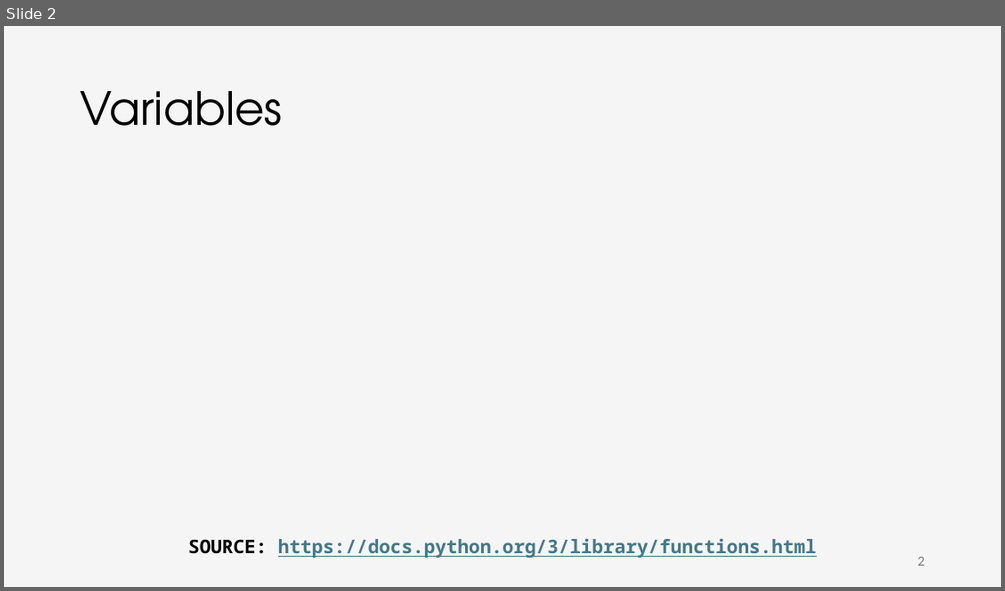
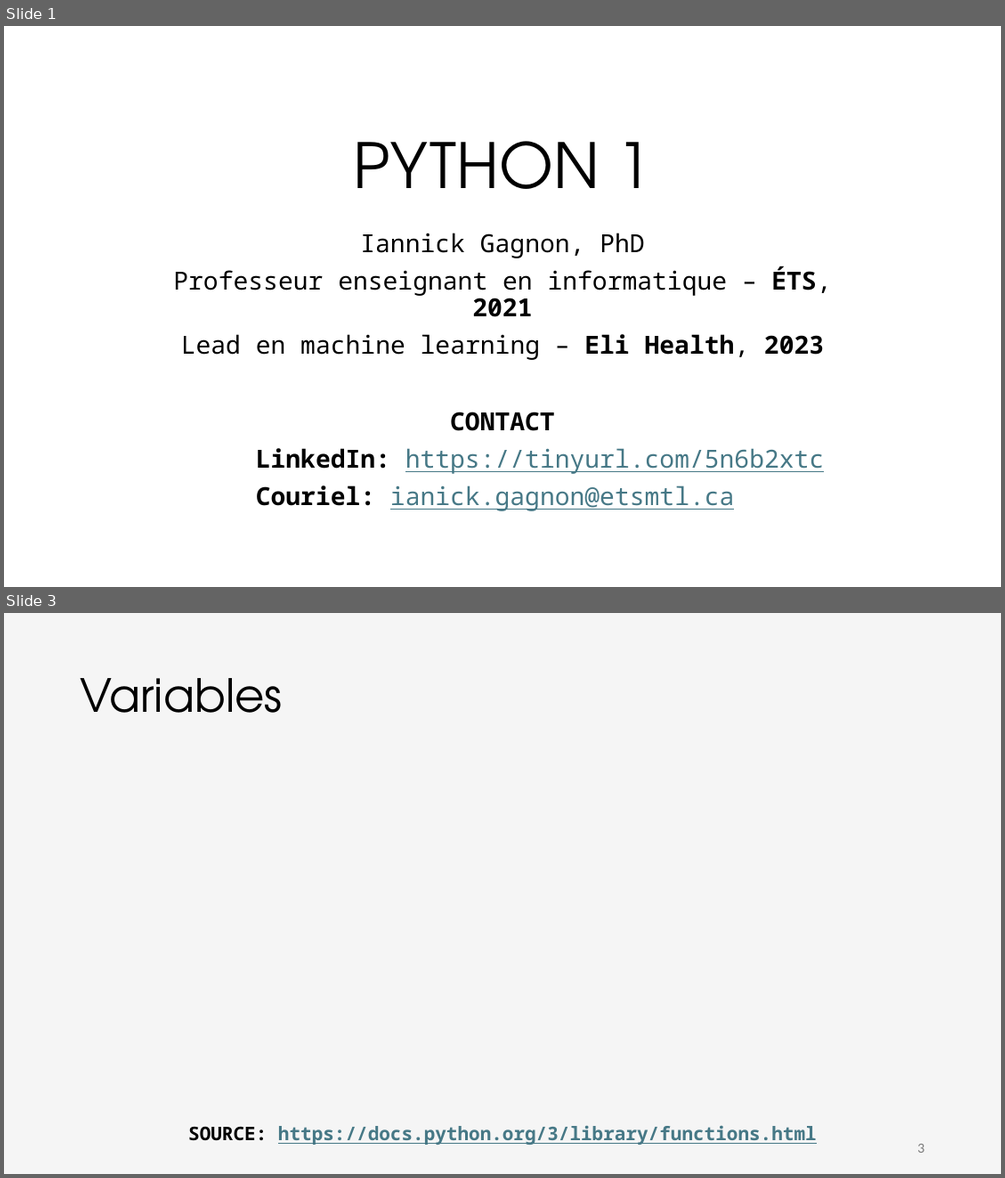
Before and after one commit to iannickgagnon/sagedays_iannick_2026, a slide deck: python_1/presentation_python_1.pptx. Shown one above the other, each under a label of ours: slide 2 before the commit, slides 1 and 3 after it; the slides between them are not shown. The pictures are 1005x591 and 1005x1178 pixels, drawn with LibreOffice and Linux fonts; fonts in the diff are those of the drawing; grey boxes stand for pictures. Boxes give left, top, right and bottom in pixels: in the first picture for what was removed or moved away, otherwise in the second. Text is boxed around its words. In the diff, an @@ line names an element or a change of style, - is before the commit and + after.

Commit message:
feat: Finish python_1 presentation

```diff
--- a/python_1/presentation_python_1.pptx
+++ b/python_1/presentation_python_1.pptx
@@ slide 1 added at <box>4,26,1001,587</box>, background #FFFFFF @@
@@ title added at <box>354,141,651,189</box>, 60 pt, text #000000 @@
+PYTHON 1
@@ subtitle added at <box>173,232,831,360</box>, 24 pt, text #000000 @@
+Iannick Gagnon, PhD
+Professeur enseignant en informatique – ÉTS, 2021
+Lead en machine learning – Eli Health, 2023
@@ text added at <box>256,411,825,511</box>, 24 pt, text #467886, underline @@
+CONTACT
+LinkedIn: https://tinyurl.com/5n6b2xtc
+Couriel: ianick.gagnon@etsmtl.ca
@@ what was slide 2 is now slide 3 @@
@@ page number at <box>917,1143,924,1152</box>: text changed @@
-2
+3
```
Also in this commit, not shown: 15 slides changed, 1 other slide added, 4 slides removed.
